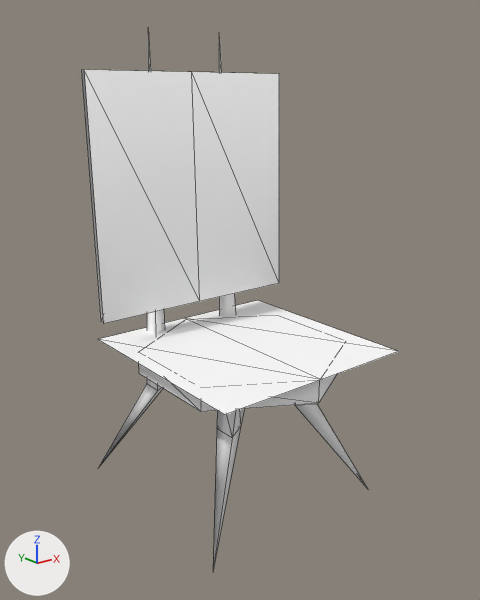
Renders of the glTF model public/3d/item/model__item__shop.ofs_3192_0/3192IMFY07_04.gltf from each side of a commit.
Camera for both pictures: a camera (50 mm lens) standing at (-1.66, -2.04, 1.46) and looking at (0.0, 0.03, 0.63). Lighting does not change. The marker at lower left points along +X, +Y and +Z. The older version comes first. Mesh edges are drawn as thin lines.

Script lines for the objects in view, before the commit:
```python
mat_imfy07_04_0 = principled_material('imfy07_04_0')
mat_imfy07_04_0.base_color = (1.0, 1.0, 1.0)  # white #ffffff
mat_imfy07_04_0.roughness = 1.0
mat_imfy07_04_1 = principled_material('imfy07_04_1')
mat_imfy07_04_1.base_color = (1.0, 1.0, 1.0)  # white #ffffff
mat_imfy07_04_1.roughness = 1.0
mat_imfy07_04_2 = principled_material('imfy07_04_2')
mat_imfy07_04_2.base_color = (1.0, 1.0, 1.0)  # white #ffffff
mat_imfy07_04_2.roughness = 1.0
me_3192imfy07_04 = bpy.data.meshes.new('3192IMFY07_04')
me_3192imfy07_04.from_pydata(...)  # 61 vertices, 60 faces; spans x -0.48..0.48, y -0.45..0.57, z -0.26..1.7
# faces by material slot: [8, 42, 10]
me_3192imfy07_04.materials.append(mat_imfy07_04_1)  # white #ffffff
me_3192imfy07_04.materials.append(mat_imfy07_04_2)  # white #ffffff
me_3192imfy07_04.materials.append(mat_imfy07_04_0)  # white #ffffff
ob_3192imfy07_04 = bpy.data.objects.new('3192IMFY07_04', me_3192imfy07_04)
ob_3192imfy07_04.location = (0.0, 0.0, 0.0)
```
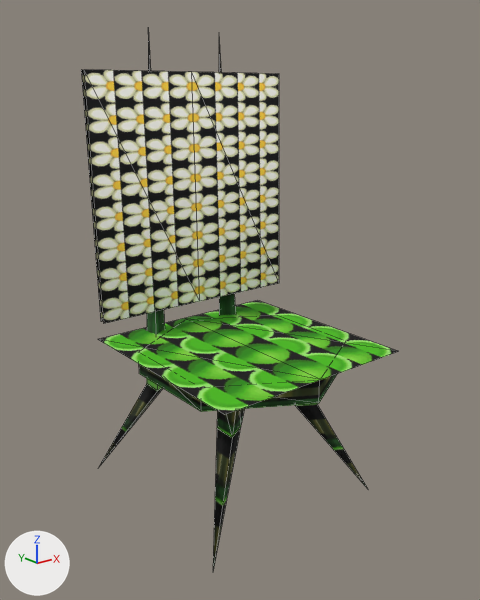
The edits, one by one:
Picture 'imfy07_04_0' (img_imfy07_04_0) is new.
Picture 'imfy07_04_2' (img_imfy07_04_2) is new.
Picture 'imfy07_04_1' (img_imfy07_04_1) is new.
In material 'imfy07_04_1' (mat_imfy07_04_1), base_color is no longer (1.0, 1.0, 1.0), white #ffffff.
In material 'imfy07_04_1' (mat_imfy07_04_1), texture is now set to img_imfy07_04_1.
In material 'imfy07_04_2' (mat_imfy07_04_2), base_color is no longer (1.0, 1.0, 1.0), white #ffffff.
In material 'imfy07_04_2' (mat_imfy07_04_2), texture is now set to img_imfy07_04_2.
In material 'imfy07_04_0' (mat_imfy07_04_0), base_color is no longer (1.0, 1.0, 1.0), white #ffffff.
In material 'imfy07_04_0' (mat_imfy07_04_0), texture is now set to img_imfy07_04_0.

Location of each change, (x1, y1, x2, y2) in pixels of the pictures (480 x 600 px):
'3192IMFY07_04', surface changed (darker): (81, 34, 399, 567) in both
